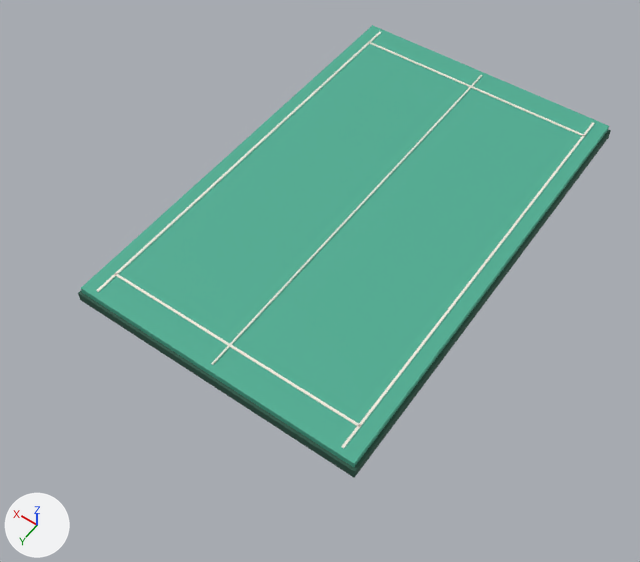
An edit to the glTF model web/public/assets/table.glb, drawn before and after from the same camera.
One viewpoint serves both versions: a camera (50 mm lens) standing at (-4.69, 7.71, 9.73) and looking at (-0.05, 1.21, -0.48). The axes (+X, +Y, +Z) are drawn at lower left. The lights are the same throughout. The first picture is the older version. Vertices at exactly the same position are counted once.

The first picture shows 'Center Line', 'Line Long A', 'Line Long B', 'Line Short B', 'Table Apron', 'Tabletop' and 1 more.
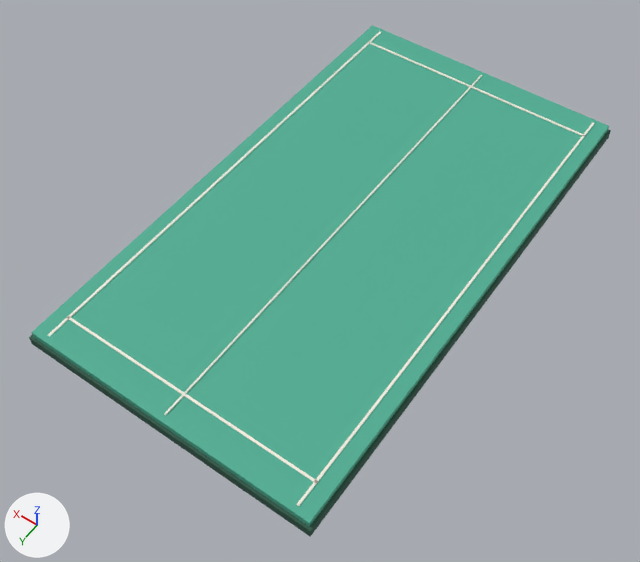
The newer file is also turned or shifted as a whole; pictures and numbers use the older file's frame.

Diff of the bpy script that builds the scene:
```diff
--- a/web/public/assets/table.glb.py
+++ b/web/public/assets/table.glb.py
@@ me_cube_001 @@
 # used by ob_table_apron; location = (0.0, 0.0, -0.04)
 # before: 2 (-2.29, 3.64, -0.08) at pixel (354, 477), 3 (-2.29, 3.64, 0.08) at pixel (354, 471), 6 (2.29, 3.64, -0.08) at pixel (80, 300), 7 (2.29, 3.64, 0.08) at pixel (77, 293)
-me_cube_001.from_pydata(...)  # 8 vertices, 12 faces; spans x -2.29..2.29, y -3.64..3.64, z -0.08..0.08
+me_cube_001.from_pydata(...)  # 8 vertices, 12 faces; spans x -2.29..2.29, y -3.64..4.54, z -0.08..0.08
+# me_cube_001 part 1
+for i in [2, 3, 6, 7]: me_cube_001.vertices[i].co += Vector((0.0, 0.9, 0.0))
 me_cube_001.materials.append(mat_table_edge)
@@ me_cube @@
 # used by ob_tabletop; location = (0.0, 0.0, 0.07)
 # before: 2 (-2.25, 3.6, -0.07), 3 (-2.25, 3.6, 0.07) at pixel (354, 463), 6 (2.25, 3.6, -0.07), 7 (2.25, 3.6, 0.07) at pixel (80, 288)
-me_cube.from_pydata(...)  # 8 vertices, 12 faces; spans x -2.25..2.25, y -3.6..3.6, z -0.07..0.07
+me_cube.from_pydata(...)  # 8 vertices, 12 faces; spans x -2.25..2.25, y -3.6..4.5, z -0.07..0.07
+# me_cube part 2
+for i in [2, 3, 6, 7]: me_cube.vertices[i].co += Vector((0.0, 0.9, 0.0))
 me_cube.materials.append(mat_table_green)
@@ ob_line_short_b @@
 ob_line_short_b = bpy.data.objects.new('Line Short B', me_cube_005)
-ob_line_short_b.location = (0.0, 3.15, 0.15)
+ob_line_short_b.location = (0.0, 4.05, 0.15)
```

Boxes (x1, y1, x2, y2) around the edits, measured in the pictures (640 x 562 px):
'Tabletop', reshaped (9% wider, 13% taller): before (81, 25, 609, 467); after (31, 25, 609, 526)
'Table Apron', reshaped (9% wider, 17% taller): before (78, 129, 611, 478); after (29, 129, 611, 537)
'Line Short B', moved: before (115, 274, 361, 427); after (66, 316, 318, 484)
